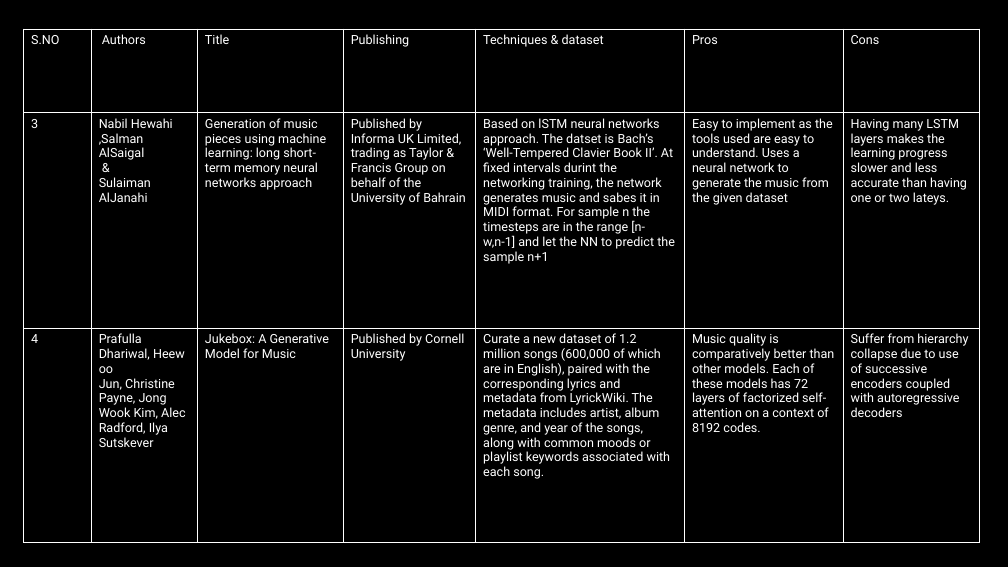
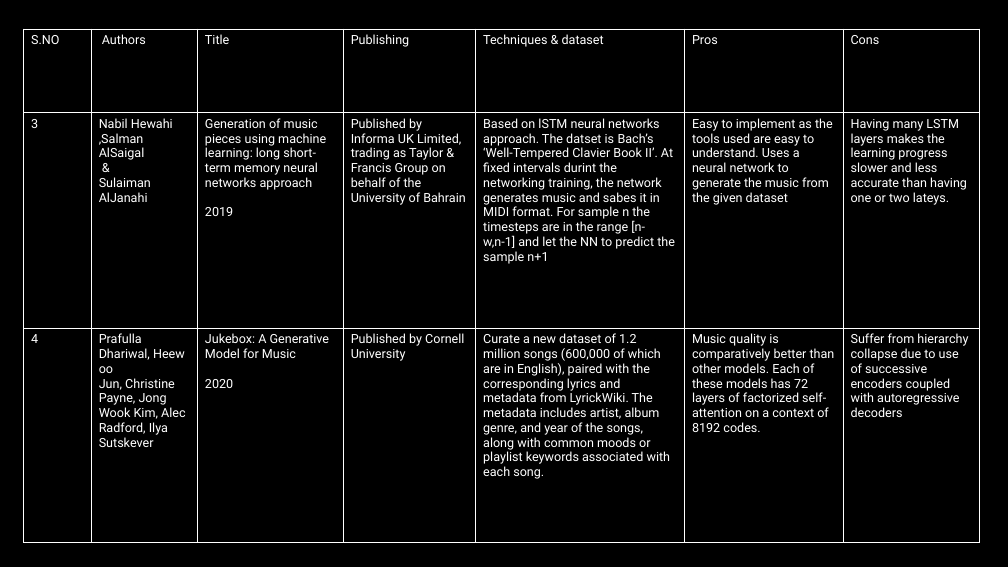
Before and after one commit to 2010030151-satya/Music-generation, a slide deck: slide 11 of presentations/aids_review2.pptx (slide 4 before the commit). Drawn at 1008x567 pixels with LibreOffice and Linux fonts; fonts in the diff are those of the drawing. Boxes give left, top, right and bottom in pixels: in the first picture for what was removed or moved away, otherwise in the second. Text is boxed around its words. In the diff, an @@ line names an element or a change of style, - is before the commit and + after.

```diff
--- a/presentations/aids_review2.pptx
+++ b/presentations/aids_review2.pptx
@@ table at [23,29,979,543] @@
-row 2, column 3: Generation of music pieces using machine learning: long short-term memory neural networks approach
+row 2, column 3: Generation of music pieces using machine learning: long short-term memory neural networks approach / 2019
-row 3, column 3: Jukebox: A Generative Model for Music
+row 3, column 3: Jukebox: A Generative Model for Music / 2020
```
Also in this commit, not shown: 3 other slides changed.
